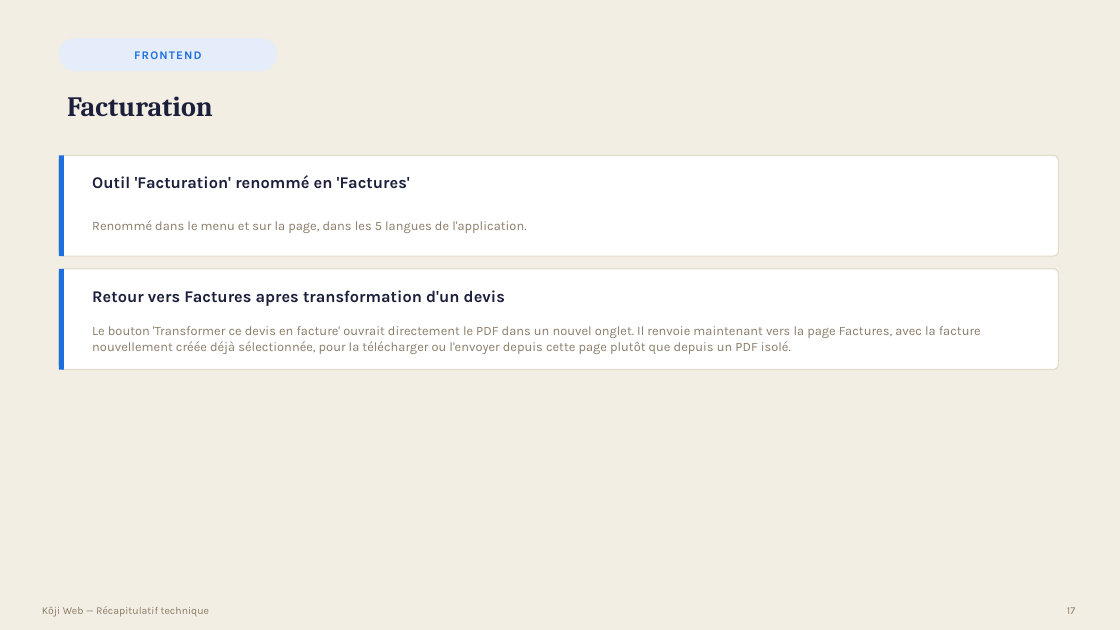
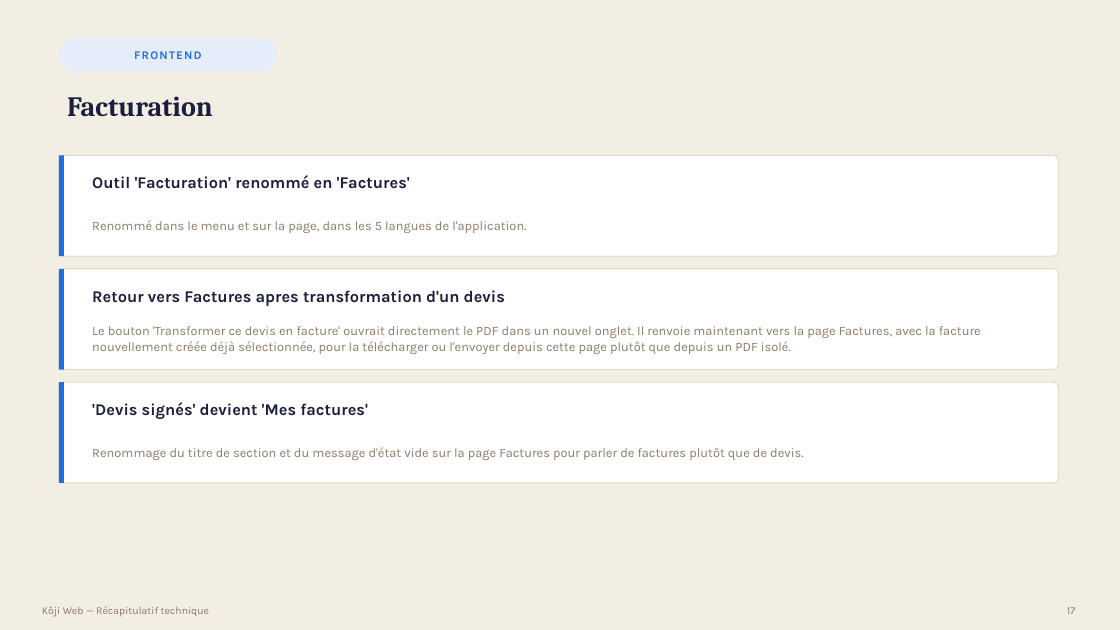
Before and after one commit to bouhouchimira-prog/web-app-Koji, a slide deck: slide 17 of docs/manager-recap/Recap-Koji-Manager.pptx. Drawn at 1120x630 pixels with LibreOffice and Linux fonts; fonts in the diff are those of the drawing. Boxes give left, top, right and bottom in pixels: in the first picture for what was removed or moved away, otherwise in the second. Text is boxed around its words. In the diff, an @@ line names an element or a change of style, - is before the commit and + after.

```diff
--- a/docs/manager-recap/Recap-Koji-Manager.pptx
+++ b/docs/manager-recap/Recap-Koji-Manager.pptx
@@ rounded rectangle added at (59,382,1059,483), fill #FFFFFF, outline #E4DCCB 1 pt @@
@@ rectangle added at (59,382,64,483), fill #1D6FE0 @@
@@ text added at (92,402,368,419), 14 pt, text #1B1F3B, bold @@
+'Devis signés' devient 'Mes factures'
@@ text added at (92,447,804,460), 11 pt, text #8A7C68 @@
+Renommage du titre de section et du message d'état vide sur la page Factures pour parler de factures plutôt que de devis.
```
Also in this commit, not shown: 12 other slides changed, 1 slide added, 4 other files.
